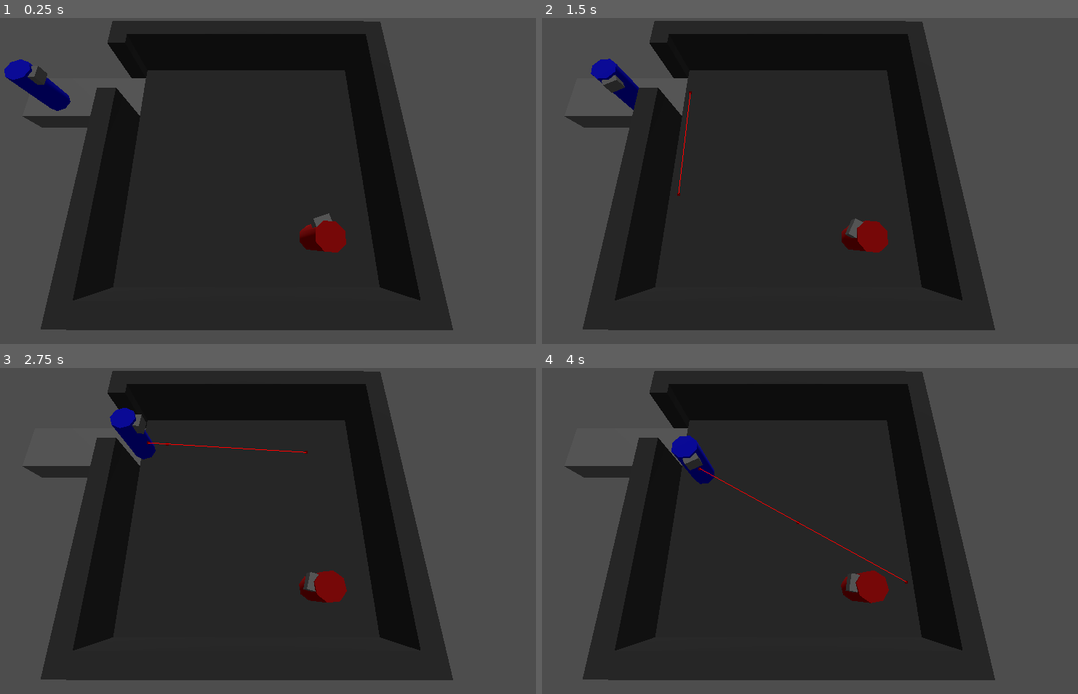
Above: before the commit, frames 1-4 (two rows, left to right).
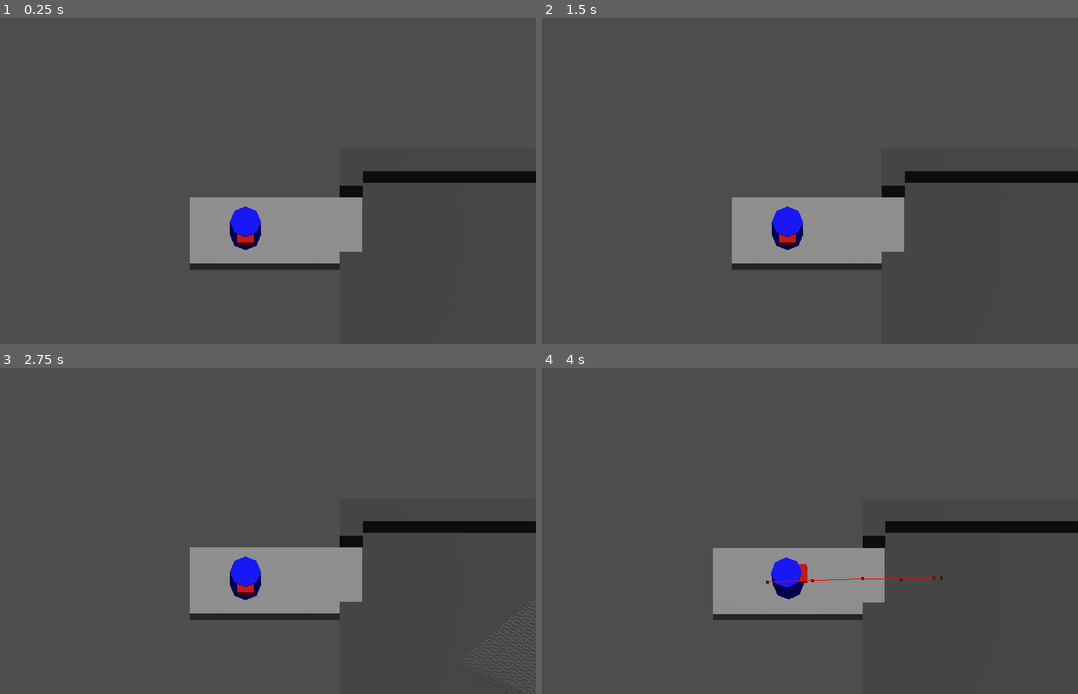
Above: after the commit, the same moments.

Repository: maiconpintoabreu/1gam-heist-sprung
Game: Godot game, scene res://Scenes/house.tscn
Two runs of this game, one before a commit and one after it. Both use one fixed random seed, a clock stepped at 60 frames per second and the inputs below. This scene is started directly instead of the project's main scene.
Inputs (mouse positions are in pixels of both pictures, inside the frame that each line leads up to):
- Up to frame 1 (0.25 s): no input
- Up to frame 2 (1.5 s): tap Enter at 0.5 s; move the mouse to (917, 164) at 0.52 s; click (917, 164) at 0.6 s; move the mouse to (670, 197) at 1.27 s; click (670, 197) at 1.35 s
- Up to frame 3 (2.75 s): move the mouse to (305, 459) at 2.02 s; tap Shift at 2.1 s; click (305, 459) at 2.3 s
- Up to frame 4 (4 s): move the mouse to (756, 596) at 2.77 s; click (756, 596) at 2.85 s; move the mouse to (960, 579) at 3.52 s; click (960, 579) at 3.6 s

The runs differ from the first frame. In frame 1, 61% of the frame differs, in the area x 0-100%, y 0-96%; in frame 2, 60%; in frame 3, 60%; in frame 4, 60%.

Commit message:
Create vision for npc and improve movements

Diff:
--- /dev/null
+++ b/Scenes/blue.tres
@@ -0,0 +1,4 @@
+[gd_resource type="StandardMaterial3D" format=3 uid="uid://doljanxxpngjd"]
+
+[resource]
+albedo_color = Color(0, 0, 1, 1)
--- a/Scenes/house.tscn
+++ b/Scenes/house.tscn
@@ -1,12 +1,18 @@
-[gd_scene load_steps=9 format=3 uid="uid://hvltfjw7gdec"]
+[gd_scene load_steps=10 format=3 uid="uid://hvltfjw7gdec"]
 
 [ext_resource type="Script" uid="uid://cc1gv5jk3stmh" path="res://Scripts/camera.gd" id="1_3jr7h"]
 [ext_resource type="PackedScene" uid="uid://du2bmak3jhovq" path="res://Scenes/npc.tscn" id="1_okrnj"]
 [ext_resource type="PackedScene" uid="uid://cgbv576wetyhr" path="res://Scenes/player.tscn" id="2_n87ef"]
 
+[sub_resource type="NavigationMesh" id="NavigationMesh_3jr7h"]
+vertices = PackedVector3Array(0.211375, 1, 0.390457, 0.211375, 1, 1.64046, 4.71138, 1, 1.64046, 4.71138, 1, 0.390457)
+polygons = [PackedInt32Array(3, 2, 0), PackedInt32Array(0, 2, 1)]
+geometry_parsed_geometry_type = 1
+
 [sub_resource type="NavigationMesh" id="NavigationMesh_n87ef"]
-vertices = PackedVector3Array(-4.47629, 1, 4.27821, 4.52371, 1, 4.02821, 4.27371, 1, -4.47179, -4.47629, 1, -4.47179)
-polygons = [PackedInt32Array(2, 1, 3), PackedInt32Array(3, 1, 0)]
+vertices = PackedVector3Array(-4.5, 1, -4.5, -4.5, 1, 4.5, 4.5, 1, 4.5, 4.5, 1, -4.5)
+polygons = [PackedInt32Array(3, 2, 0), PackedInt32Array(0, 2, 1)]
+geometry_parsed_geometry_type = 1
 
 [sub_resource type="StandardMaterial3D" id="StandardMaterial3D_7p874"]
 albedo_color = Color(0.262932, 0.262933, 0.262932, 1)
@@ -20,55 +26,68 @@
 [node name="House" type="Node3D"]
 
 [node name="Camera3D" type="Camera3D" parent="."]
-transform = Transform3D(1, 0, 0, 0, 0.279477, 0.960152, 0, -0.960152, 0.279477, 0.0654755, 8.76146, 5.36644)
+transform = Transform3D(1, 0, 0, 0, 0.191443, 0.981504, 0, -0.981504, 0.191443, -8.58746, 9, 0.567395)
+projection = 1
+current = true
+size = 10.523
 script = ExtResource("1_3jr7h")
 
 [node name="RayCast3D" type="RayCast3D" parent="Camera3D"]
 target_position = Vector3(-4.72236, -94.0111, -33.7582)
 collide_with_areas = true
 
-[node name="NavigationRegion3D" type="NavigationRegion3D" parent="."]
+[node name="NavigationLink3D" type="NavigationLink3D" parent="."]
+start_position = Vector3(-5.61461, 0.110114, -1.41417)
+end_position = Vector3(-4.36475, 0.140821, -1.40422)
+
+[node name="OutsideRegion" type="NavigationRegion3D" parent="."]
+transform = Transform3D(-1, 0, 8.74228e-08, 0, 1, 0, -8.74228e-08, 0, -1, -5.2015, -0.503533, -0.463773)
+navigation_mesh = SubResource("NavigationMesh_3jr7h")
+use_edge_connections = false
+
+[node name="CSGBox3D2" type="CSGBox3D" parent="OutsideRegion"]
+transform = Transform3D(1, 0, 0, 0, 1, 0, 0, 0, 1, 2.48065, 4.76837e-07, 0.975937)
+use_collision = true
+size = Vector3(5.53855, 1, 2.17096)
+
+[node name="InsideRegion" type="NavigationRegion3D" parent="."]
 transform = Transform3D(-1, 0, 8.74228e-08, 0, 1, 0, -8.74228e-08, 0, -1, 0.0982647, -0.503533, 1.97404)
 navigation_mesh = SubResource("NavigationMesh_n87ef")
+use_edge_connections = false
+navigation_layers = 2
 
-[node name="CSGBox3D" type="CSGBox3D" parent="NavigationRegion3D"]
+[node name="CSGBox3D" type="CSGBox3D" parent="InsideRegion"]
 use_collision = true
 size = Vector3(10, 1, 10)
 material = SubResource("StandardMaterial3D_7p874")
 
-[node name="CSGBox3D" type="CSGBox3D" parent="NavigationRegion3D/CSGBox3D"]
+[node name="CSGBox3D3" type="CSGBox3D" parent="InsideRegion"]
 transform = Transform3D(1, 0, 0, 0, 1, 0, 0, 0, 1, -0.00372219, 0.973145, -5.35656)
 size = Vector3(10, 2.94629, 0.730469)
 material = SubResource("StandardMaterial3D_7p874")
 
-[node name="CSGBox3D2" type="CSGBox3D" parent="NavigationRegion3D/CSGBox3D"]
+[node name="CSGBox3D4" type="CSGBox3D" parent="InsideRegion"]
 transform = Transform3D(1, 0, 0, 0, 1, 0, 0, 0, 1, -0.00372219, 0.973145, 5.35811)
 size = Vector3(10, 2.94629, 0.730469)
 material = SubResource("StandardMaterial3D_7p874")
 
-[node name="CSGBox3D3" type="CSGBox3D" parent="NavigationRegion3D/CSGBox3D"]
+[node name="CSGBox3D5" type="CSGBox3D" parent="InsideRegion"]
 transform = Transform3D(-4.37114e-08, 0, 1, 0, 1, 0, -1, 0, -4.37114e-08, -5.36106, 0.973145, -0.0121012)
 size = Vector3(11.4027, 2.94629, 0.730469)
 material = SubResource("StandardMaterial3D_7p874")
 
-[node name="CSGBox3D4" type="CSGBox3D" parent="NavigationRegion3D/CSGBox3D"]
+[node name="CSGBox3D6" type="CSGBox3D" parent="InsideRegion"]
 transform = Transform3D(-4.37114e-08, 0, 1, 0, 1, 0, -1, 0, -4.37114e-08, 5.35361, 0.973145, -1.68805)
 size = Vector3(8.04056, 2.94629, 0.730469)
 material = SubResource("StandardMaterial3D_7p874")
 
-[node name="CSGBox3D5" type="CSGBox3D" parent="NavigationRegion3D/CSGBox3D"]
+[node name="CSGBox3D7" type="CSGBox3D" parent="InsideRegion"]
 transform = Transform3D(-4.37114e-08, 0, 1, 0, 1, 0, -1, 0, -4.37114e-08, 5.35361, 0.973145, 5.11986)
 size = Vector3(1.20364, 2.94629, 0.730469)
 material = SubResource("StandardMaterial3D_7p874")
 
-[node name="CSGBox3D2" type="CSGBox3D" parent="NavigationRegion3D"]
-transform = Transform3D(1, 0, 0, 0, 1, 0, 0, 0, 1, 7.76974, 0, 3.41882)
-use_collision = true
-size = Vector3(5.53278, 1, 2.17096)
-
 [node name="DirectionalLight3D" type="DirectionalLight3D" parent="."]
 transform = Transform3D(-0.0105626, 0.999254, 0.0371419, 0.569983, -0.0245021, 0.821291, 0.821589, 0.0298452, -0.569299, -1.2172, 13.6812, 0.89975)
-light_energy = 0.273
 sky_mode = 1
 
 [node name="WorldEnvironment" type="WorldEnvironment" parent="."]
@@ -76,10 +95,11 @@
 camera_attributes = SubResource("CameraAttributesPractical_iqtyj")
 compositor = SubResource("Compositor_xi0mm")
 
-[node name="NPC" parent="." instance=ExtResource("1_okrnj")]
-transform = Transform3D(1, 0, 0, 0, 1, 0, 0, 0, 1, 2.67644, 1.02133, 5.17471)
+[node name="NPC" parent="." node_paths=PackedStringArray("nav_mesh") instance=ExtResource("1_okrnj")]
+transform = Transform3D(1, 0, 0, 0, 1, 0, 0, 0, 1, 2.28863, 1.02133, 3.90662)
+nav_mesh = NodePath("../InsideRegion")
 
 [node name="Player" parent="." instance=ExtResource("2_n87ef")]
 unique_name_in_owner = true
-transform = Transform3D(-4.37114e-08, 0, -1, 0, 1, 0, 1, 0, -4.37114e-08, -8.84305, 1.0088, -1.13918)
+transform = Transform3D(1, 0, 0, 0, 0.999569, 0.0293522, 0, -0.0293522, 0.999569, -8.66446, 1.01984, -1.31711)
 speed = 2.0
--- a/Scenes/npc.tscn
+++ b/Scenes/npc.tscn
@@ -1,30 +1,47 @@
-[gd_scene load_steps=5 format=3 uid="uid://du2bmak3jhovq"]
+[gd_scene load_steps=9 format=3 uid="uid://du2bmak3jhovq"]
 
 [ext_resource type="Script" uid="uid://dmpfsdkwf2jkg" path="res://Scripts/npc.gd" id="1_acqhf"]
+[ext_resource type="Material" uid="uid://bdu3fe6xepe0c" path="res://Scenes/red.tres" id="2_h1ryf"]
+[ext_resource type="Material" uid="uid://doljanxxpngjd" path="res://Scenes/blue.tres" id="3_1ig1v"]
+[ext_resource type="Shader" uid="uid://cqo3upj1kwmwf" path="res://Scenes/vision.gdshader" id="4_h1ryf"]
 
-[sub_resource type="StandardMaterial3D" id="StandardMaterial3D_acqhf"]
-albedo_color = Color(0.79783, 2.64719e-06, 1.15514e-06, 1)
+[sub_resource type="ShaderMaterial" id="ShaderMaterial_1ig1v"]
+render_priority = 0
+shader = ExtResource("4_h1ryf")
+shader_parameter/color = Color(0.603922, 0.603922, 0.603922, 0.0705882)
 
 [sub_resource type="CylinderShape3D" id="CylinderShape3D_b0k6i"]
 
 [sub_resource type="ConvexPolygonShape3D" id="ConvexPolygonShape3D_acqhf"]
-points = PackedVector3Array(0, 0, 0, -5, 5, 0, 5, 5, 0)
+points = PackedVector3Array(0, 0, 0, 0, 0, 0, -2, 4, 0, 2, 4, 0)
+
+[sub_resource type="CylinderShape3D" id="CylinderShape3D_h1ryf"]
+radius = 0.896484
 
 [node name="NPC" type="CharacterBody3D"]
 script = ExtResource("1_acqhf")
 
 [node name="CSGCylinder3D" type="CSGCylinder3D" parent="."]
-transform = Transform3D(-1, 0, -8.74228e-08, 0, 1, 0, 8.74228e-08, 0, -1, 0, 0, 0)
-material = SubResource("StandardMaterial3D_acqhf")
+transform = Transform3D(1, 0, 2.13163e-14, 0, 1, 0, -2.13163e-14, 0, 1, 0, 0, 0)
+material = ExtResource("2_h1ryf")
 
 [node name="CSGBox3D" type="CSGBox3D" parent="CSGCylinder3D"]
 transform = Transform3D(1, 0, 0, 0, 1, 0, 0, 0, 1, -0.00201416, 0.69862, 0.432539)
 size = Vector3(0.542847, 0.433105, 0.455566)
+material = ExtResource("3_1ig1v")
+
+[node name="CSGCylinder3D" type="CSGCylinder3D" parent="CSGCylinder3D"]
+transform = Transform3D(1, 8.74228e-08, 1.64255e-08, -8.74228e-08, -4.37114e-08, 0.187885, 8.74228e-08, -1, -8.21273e-09, 0, 0.651, 2.367)
+radius = 1.9541
+height = 4.07056
+cone = true
+material = SubResource("ShaderMaterial_1ig1v")
 
 [node name="CollisionShape3D" type="CollisionShape3D" parent="."]
 shape = SubResource("CylinderShape3D_b0k6i")
 
 [node name="NavigationAgent3D" type="NavigationAgent3D" parent="."]
+navigation_layers = 2
 debug_enabled = true
 
 [node name="MeshInstance3D" type="MeshInstance3D" parent="."]
@@ -37,10 +54,16 @@
 one_shot = true
 
 [node name="Area3D" type="Area3D" parent="."]
+transform = Transform3D(-1, 0, 8.74228e-08, 0, 1, 0, -8.74228e-08, 0, -1, 0, 0, 0)
+monitorable = false
 
 [node name="CollisionShape3D" type="CollisionShape3D" parent="Area3D"]
-transform = Transform3D(1, 0, 0, 0, -0.0140669, 0.999901, 0, -0.999901, -0.0140669, 0, 0.549928, -0.64046)
+transform = Transform3D(1, 0, 0, 0, -0.0140669, 0.999901, 0, -0.999901, -0.0140669, 0, 0.549928, -0.408148)
 shape = SubResource("ConvexPolygonShape3D_acqhf")
+
+[node name="CollisionShape3D2" type="CollisionShape3D" parent="Area3D"]
+shape = SubResource("CylinderShape3D_h1ryf")
 
 [connection signal="timeout" from="NavTimer" to="." method="_on_nav_timer_timeout"]
 [connection signal="timeout" from="LookAroundTimer" to="." method="_on_look_around_timer_timeout"]
+[connection signal="body_entered" from="Area3D" to="." method="_on_area_3d_body_entered"]
--- a/Scenes/player.tscn
+++ b/Scenes/player.tscn
@@ -1,9 +1,8 @@
-[gd_scene load_steps=4 format=3 uid="uid://cgbv576wetyhr"]
+[gd_scene load_steps=5 format=3 uid="uid://cgbv576wetyhr"]
 
 [ext_resource type="Script" uid="uid://ca3pibpqid4mg" path="res://Scripts/player.gd" id="1_v0iea"]
-
-[sub_resource type="StandardMaterial3D" id="StandardMaterial3D_v0iea"]
-albedo_color = Color(0, 0, 1, 1)
+[ext_resource type="Material" uid="uid://doljanxxpngjd" path="res://Scenes/blue.tres" id="2_6t5aa"]
+[ext_resource type="Material" uid="uid://bdu3fe6xepe0c" path="res://Scenes/red.tres" id="3_vgqql"]
 
 [sub_resource type="CylinderShape3D" id="CylinderShape3D_b0k6i"]
 
@@ -11,17 +10,19 @@
 script = ExtResource("1_v0iea")
 
 [node name="CSGCylinder3D" type="CSGCylinder3D" parent="."]
-transform = Transform3D(-1, 0, -8.74228e-08, 0, 1, 0, 8.74228e-08, 0, -1, 0, 0, 0)
-material = SubResource("StandardMaterial3D_v0iea")
+transform = Transform3D(1, 0, 2.13163e-14, 0, 1, 0, -2.13163e-14, 0, 1, 0, 0, 0)
+material = ExtResource("2_6t5aa")
 
 [node name="CSGBox3D" type="CSGBox3D" parent="CSGCylinder3D"]
 transform = Transform3D(1, 0, 0, 0, 1, 0, 0, 0, 1, -0.00201416, 0.69862, 0.432539)
 size = Vector3(0.542847, 0.433105, 0.455566)
+material = ExtResource("3_vgqql")
 
 [node name="CollisionShape3D" type="CollisionShape3D" parent="."]
 shape = SubResource("CylinderShape3D_b0k6i")
 
 [node name="NavigationAgent3D" type="NavigationAgent3D" parent="."]
+navigation_layers = 3
 debug_enabled = true
 
 [node name="MeshInstance3D" type="MeshInstance3D" parent="."]
--- /dev/null
+++ b/Scenes/red.tres
@@ -0,0 +1,4 @@
+[gd_resource type="StandardMaterial3D" format=3 uid="uid://bdu3fe6xepe0c"]
+
+[resource]
+albedo_color = Color(0.79783, 2.64719e-06, 1.15514e-06, 1)
--- /dev/null
+++ b/Scenes/vision.gdshader
@@ -0,0 +1,11 @@
+shader_type spatial;
+
+const vec3 magic = vec3(0.06711056f, 0.00583715f, 52.9829189f);
+uniform vec4 color: source_color = vec4(1.0, 1.0, 1.0, 0.5);
+
+void fragment() {
+	ALBEDO.rgb = color.rgb;
+	if (color.a < 0.001 || color.a < fract(magic.z * fract(dot(FRAGCOORD.xy, magic.xy)))) {
+		discard;
+	}
+}
--- a/Scripts/camera.gd
+++ b/Scripts/camera.gd
@@ -3,13 +3,24 @@
 
 
 var mouse_position: Vector2
+var space_state
+var query
+
+func _ready() -> void:
+		space_state = get_world_3d().direct_space_state
+		query = PhysicsRayQueryParameters3D.new()
 
 # Called every frame. 'delta' is the elapsed time since the previous frame.
-func _process(delta: float) -> void:
+func _process(_delta: float) -> void:
 	if Input.is_action_just_pressed("click"):
 		mouse_position = get_viewport().get_mouse_position()
-		ray_cast_3d.target_position = project_local_ray_normal(mouse_position) * 100
-		ray_cast_3d.force_raycast_update()
+		var from := project_ray_origin(mouse_position)
+		var to := from + project_ray_normal(mouse_position) * 100
+		query.from = from
+		query.to = to
 
-		if ray_cast_3d.is_colliding():
-			%Player.setMoveTarget(ray_cast_3d.get_collision_point())
+		var result: Dictionary = space_state.intersect_ray(query)
+		if not result.is_empty():
+			%Player.setMoveTarget(result.position)
+	position.x = %Player.global_position.x
+	position.z = %Player.global_position.z
--- a/Scripts/npc.gd
+++ b/Scripts/npc.gd
@@ -1,17 +1,19 @@
-# 2 seconds break
-# Look to a random direction
-# 1 second break
-# Walk forward until the target
 extends CharacterBody3D
 
 @onready var navigation_agent_3d: NavigationAgent3D = $NavigationAgent3D
 @onready var nav_timer: Timer = $NavTimer
 @onready var look_around_timer: Timer = $LookAroundTimer
 
+@export var nav_mesh: NavigationRegion3D
+
 @export var speed: float = 1.0
 var target_rotation_angle: float = 0
 var next_target: Vector3 = Vector3.ZERO
 var is_rotating: bool = false
+var player_target: bool = false
+
+var time_walking:float = 0
+var elapse:float = 0.0
 
 func _ready() -> void:
 	is_rotating = true
@@ -22,31 +24,50 @@
 	is_rotating = false
 
 func _physics_process(delta: float) -> void:
+	if is_rotating:
+		look_around(delta)
+		return
 	if !navigation_agent_3d.is_target_reached() and navigation_agent_3d.is_target_reachable() and !navigation_agent_3d.is_navigation_finished():
+		time_walking += delta
 		var point = navigation_agent_3d.get_next_path_position()
 		var local_point = point - global_position
 		var direction = local_point.normalized()
-
+		rotateNPC(direction)
+		rotation.y = target_rotation_angle
 		velocity = direction * speed
+		# Reset if too long walking
+		if time_walking > 10:
+			generate_next_target()
 	else:
+		time_walking = 0
+		elapse = 0
 		velocity = Vector3.ZERO
-		if !is_rotating:
-			is_rotating = true
-			look_around_timer.start(2)
-		look_around(delta)
+		is_rotating = true
+		look_around_timer.start((randf_range(0.1,0.3)))
 	move_and_slide()
 
 func look_around(delta: float) -> void:
 	#Check if between acceptable value
-	if target_rotation_angle +.01 < rotation.y or target_rotation_angle -.01 > rotation.y:
-		rotation.y = lerp_angle(rotation.y, target_rotation_angle, 1 * delta)
+	if target_rotation_angle +.03 < rotation.y or target_rotation_angle -.03 > rotation.y:
+		print(target_rotation_angle)
+		print(rotation.y)
+		rotation.y = lerp_angle(rotation.y, target_rotation_angle, elapse)
+		elapse += delta
 	elif look_around_timer.is_stopped() and nav_timer.is_stopped():
-		nav_timer.start(1)
+		nav_timer.start(randf_range(0.1,0.3))
 
 func _on_look_around_timer_timeout() -> void:
 	generate_next_target()
 
 func generate_next_target() -> void:
-	next_target = Vector3(randf_range(-5.0, 5.0), 0, randf_range(-5.0, 5.0))
-	var direction = (global_position - next_target).normalized()
-	target_rotation_angle = atan2(direction.x,direction.z)
+	next_target = global_position + Vector3(randf_range(-.2, .2), 0, randf_range(-.2, .2))
+	var direction = (next_target - global_position).normalized()
+	rotateNPC(direction)
+
+func rotateNPC(direction: Vector3) -> void:
+	target_rotation_angle = atan2(direction.z,direction.x)
+
+
+func _on_area_3d_body_entered(body: Node3D) -> void:
+	if body is Player:
+		print("Player Found!!!")
--- a/Scripts/player.gd
+++ b/Scripts/player.gd
@@ -1,25 +1,29 @@
 extends CharacterBody3D
+class_name Player
 
 @onready var navigation_agent_3d: NavigationAgent3D = $NavigationAgent3D
 
 @export var speed: float = 1.0
 var target_rotation_angle: float = 0
-var next_target: Vector3 = Vector3.ZERO
 
-func _physics_process(delta: float) -> void:
+func _physics_process(_delta: float) -> void:
 	if !navigation_agent_3d.is_target_reached() and navigation_agent_3d.is_target_reachable() and !navigation_agent_3d.is_navigation_finished():
 		var point = navigation_agent_3d.get_next_path_position()
 		var local_point = point - global_position
 		var direction = local_point.normalized()
+		rotatePlayer(direction)
 
 		velocity = direction * speed
 		rotation.y = target_rotation_angle
+		move_and_slide()
 	else:
 		velocity = Vector3.ZERO
-	move_and_slide()
 
 func setMoveTarget(next_target: Vector3) -> void:
 	next_target.y = global_position.y
-	var direction = (global_position - next_target).normalized()
+	var direction = (next_target - global_position).normalized()
+	rotatePlayer(direction)
+	navigation_agent_3d.target_position = next_target
+
+func rotatePlayer(direction: Vector3) -> void:
 	target_rotation_angle = atan2(direction.x,direction.z)
-	navigation_agent_3d.target_position = next_target
Not shown, added: Scenes/vision.gdshader.uid
